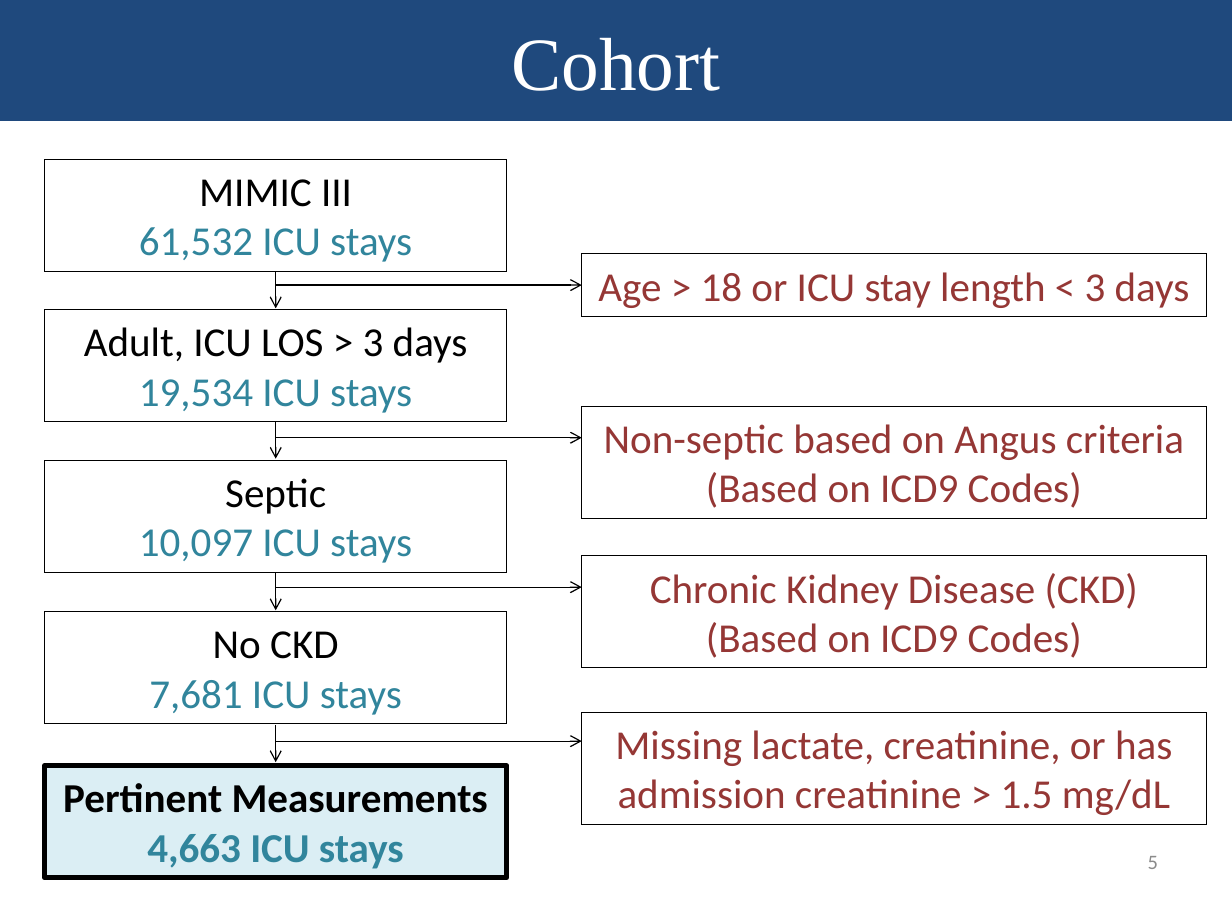
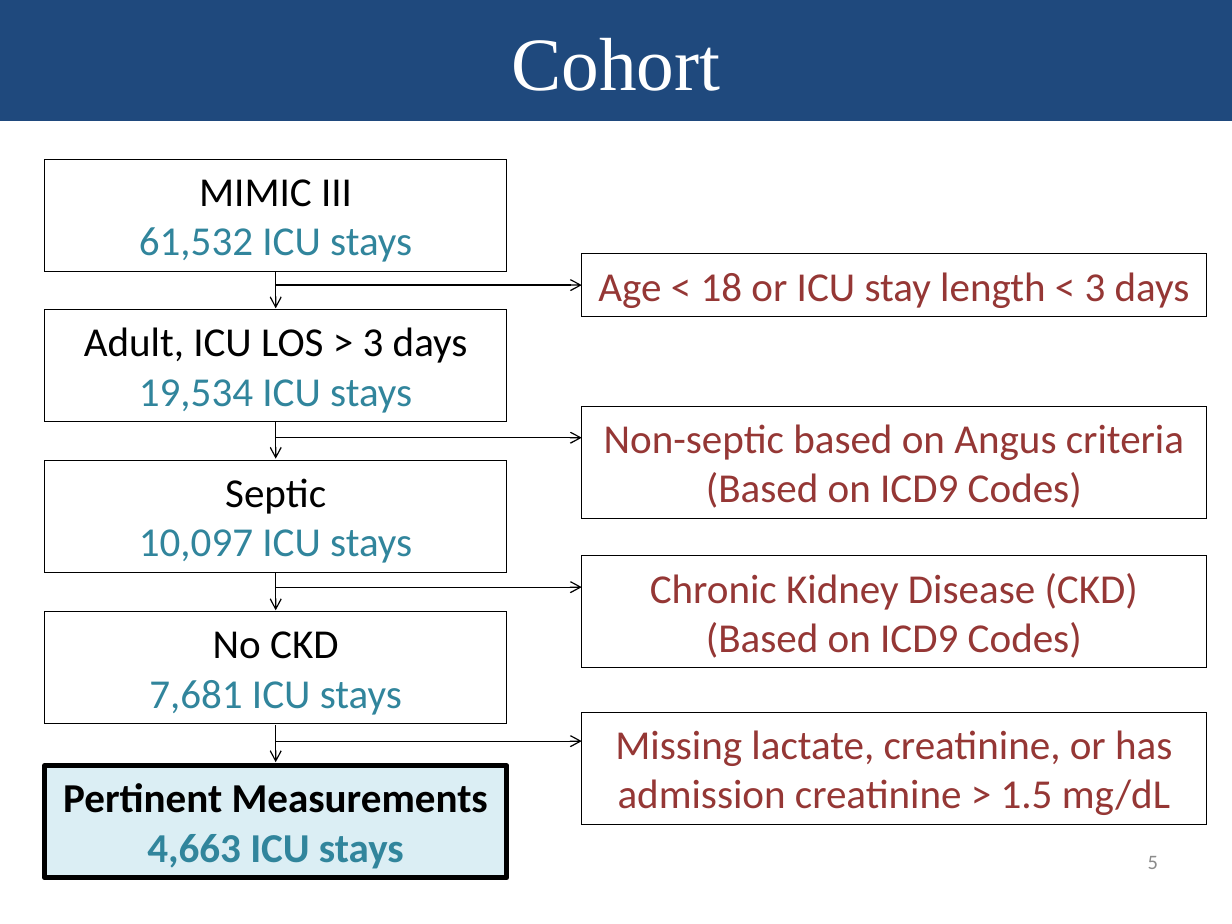
Before and after one commit to nalinimsingh/HST.953-AKI-Prediction, a slide deck: slide 5 of docs/Presentation.pptx. Drawn at 1232x924 pixels with LibreOffice and Linux fonts; fonts in the diff are those of the drawing. Boxes give left, top, right and bottom in pixels: in the first picture for what was removed or moved away, otherwise in the second. Text is boxed around its words. In the diff, an @@ line names an element or a change of style, - is before the commit and + after.

```diff
--- a/docs/Presentation.pptx
+++ b/docs/Presentation.pptx
@@ text in rectangle at bbox=[598, 272, 1190, 308]: text changed @@
-Age > 18 or ICU stay length < 3 days
+Age < 18 or ICU stay length < 3 days
```
Also in this commit, not shown: 1 other file.
